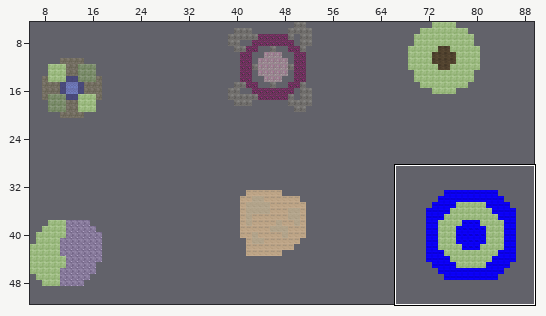
One commit to this Tiled map: static_layout/arena test 2.tmx. Above, an overview of the earlier version with the close-up marked.
Close-up. Before the commit:
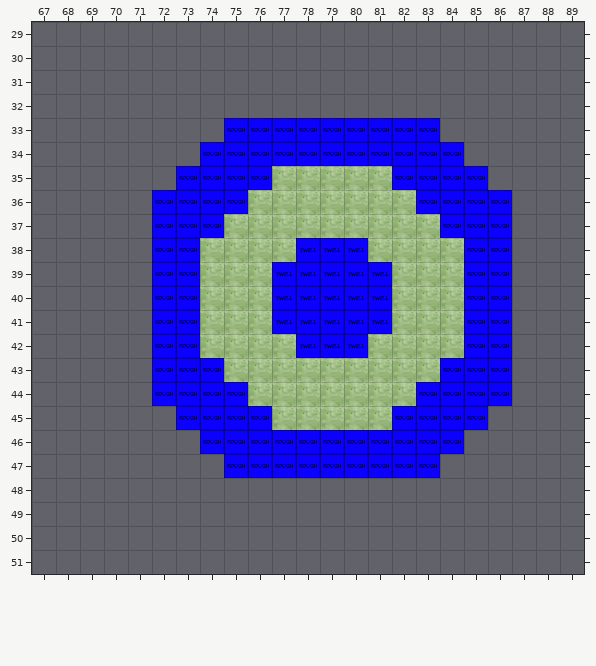
Cells are 64x64 px. Shown: x 67..89, y 29..51.
The same view after the edit:
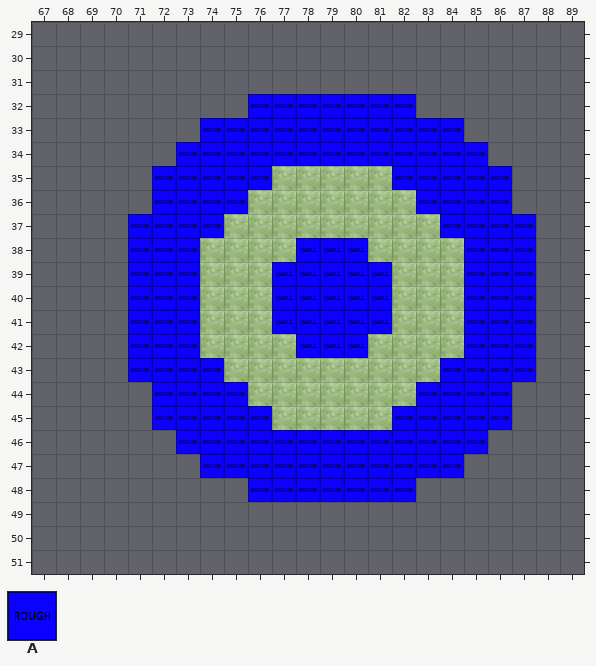
Key: from "ground": A 19.
_ is an empty cell.
What changed:
Changed rows in their new state; . is an unchanged cell.
Layer "BG_TILES":
first column x 71:
32 .....AAAAAAA.....
33 ...A.........A...
34 ..A...........A..
35 .A.............A.
37 A...............A
38 A...............A
39 A...............A
40 A...............A
41 A...............A
42 A...............A
43 A...............A
45 .A.............A.
46 ..A...........A..
47 ...A.........A...
48 .....AAAAAAA.....
Changed places in both close-ups, as pixel boxes (x1, y1, x2, y2):
added: (248, 94, 416, 118)
added: (152, 118, 224, 190)
added: (440, 118, 512, 190)
added: (128, 214, 152, 382)
added: (512, 214, 536, 382)
added: (152, 406, 224, 478)
added: (440, 406, 512, 478)
added: (248, 478, 416, 502)
